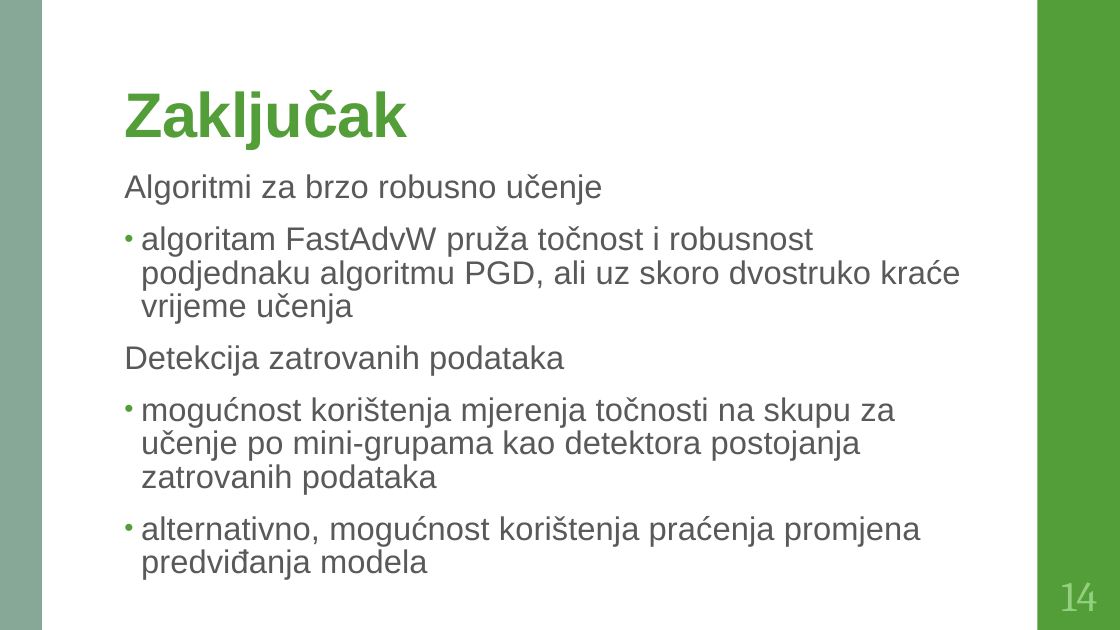
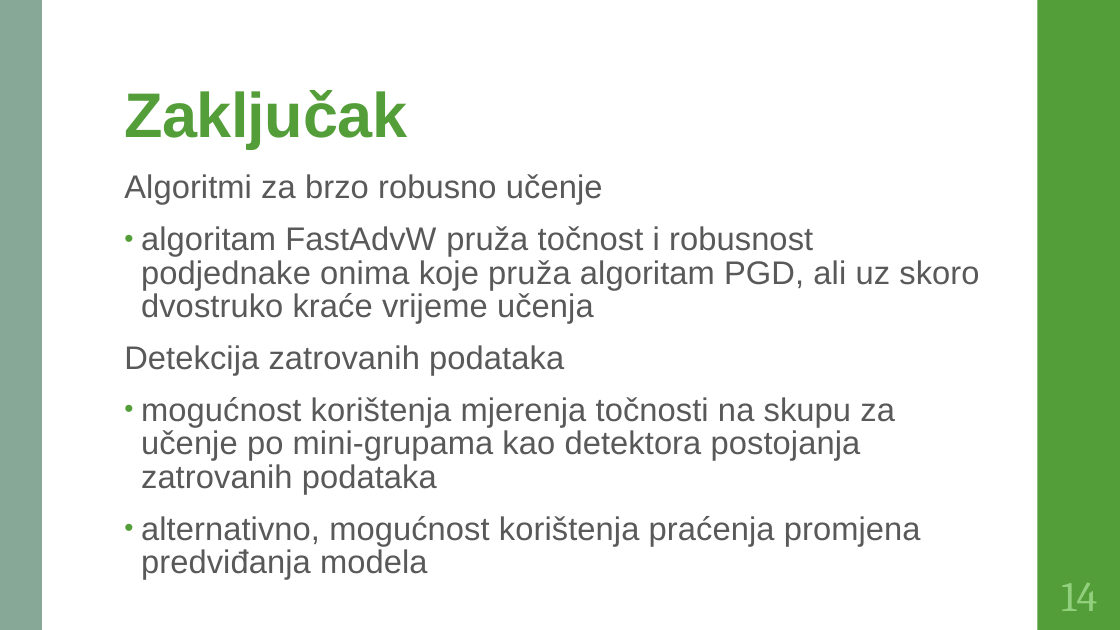
Before and after one commit to DomJamb/Zavrsni-rad-R, a slide deck: slide 15 of Dokumentacija/Algoritmi za brzo učenje na neprijateljskim primjerima.pptx. Drawn at 1120x630 pixels with LibreOffice and Linux fonts; fonts in the diff are those of the drawing. Boxes give left, top, right and bottom in pixels: in the first picture for what was removed or moved away, otherwise in the second. Text is boxed around its words. In the diff, an @@ line names an element or a change of style, - is before the commit and + after.

```diff
--- a/Dokumentacija/Algoritmi za brzo učenje na neprijateljskim primjerima.pptx
+++ b/Dokumentacija/Algoritmi za brzo učenje na neprijateljskim primjerima.pptx
@@ text at [141, 226, 979, 323]: text changed @@
-• algoritam FastAdvW pruža točnost i robusnost podjednaku algoritmu PGD, ali uz skoro dvostruko kraće vrijeme učenja
+• algoritam FastAdvW pruža točnost i robusnost podjednake onima koje pruža algoritam PGD, ali uz skoro dvostruko kraće vrijeme učenja
```
Also in this commit, not shown: 3 other files.
